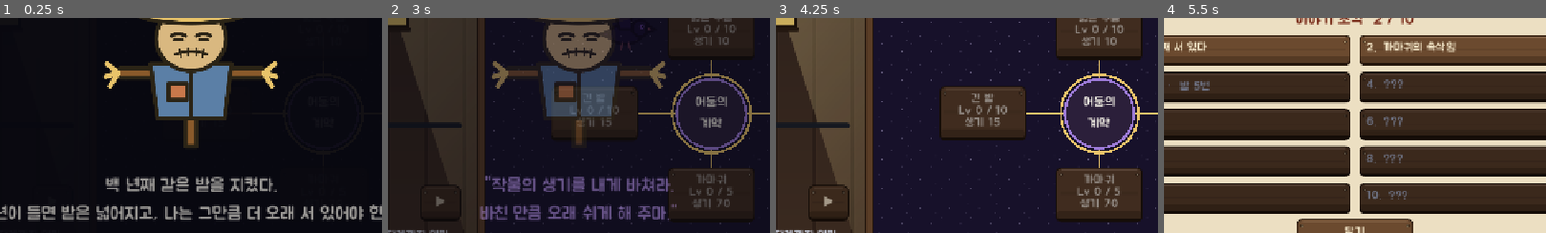
Above: before the commit, frames 1-4 (left to right).
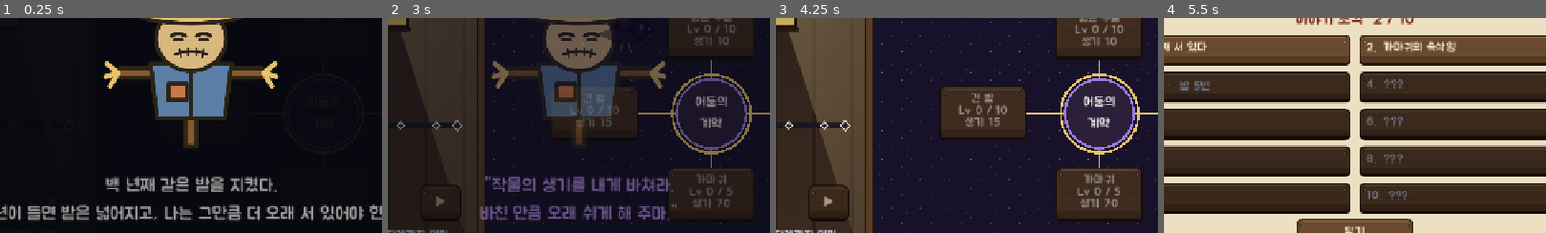
Above: after the commit, the same moments.

Repository: dldpwns1234-rgb/scarecrow1
Game: Godot game, scene res://scenes/main.tscn
The game is run twice, just before and just after one commit, with the same random seed, the same clock (stepped at 60 frames per second) and the same inputs.
Inputs (mouse positions are % of the whole screen's width and height, from its top left):
- Up to frame 1 (0.25 s): no input
- Up to frame 2 (3 s): click "이야기 2/10" at 0.5 s; click (32, 7) at 1.27 s; click "정복하면 다음 밭으로" at 2 s; click "밤으로 나가기 · 밭 1단계 (20초)" at 2.75 s
- Up to frame 3 (4.25 s): click "전체 보기" at 3.5 s
- Up to frame 4 (5.5 s): click "가운데로" at 4.25 s; click "이야기 2/10" at 5 s
The pictures show only the part of the screen within x 25-75%, y 24-74%; the shares and areas given below are measured in that part.

The runs differ from the first frame. In frame 2, 0.1% of the frame differs, in the area x 2-20%, y 47-53%; in frame 3, 0.2%; in frame 4, nothing differs.

Commit message:
약속된 휴식 막대에 결말까지 가는 길 (방장 #587, 장르 조사 제안 5): 바친 생기로 열리는 이야기 조각(어둠의 배·농부의 한숨)은 그만큼 바치면 약속되는 휴식 자리에, 결말(백 년)은 막대 끝에 마름모. 열린 것은 크림색, 아직이면 속이 빈 마름모
Co-Authored-By: Claude Opus 5.5 <noreply@anthropic.com>

Diff:
--- a/scenes/day/day_screen.gd
+++ b/scenes/day/day_screen.gd
@@ -14,6 +14,7 @@
 const SubTabs := preload("res://scenes/ui/sub_tabs.gd")
 const FieldPicker := preload("res://scenes/day/field_picker.gd")
 const Portrait := preload("res://scenes/day/portrait.gd")
+const PromiseMarks := preload("res://scenes/day/promise_marks.gd")
 const ICON_VITALITY := preload("res://assets/sprites/ui/icon_vitality.svg")
 const ICON_BOOK := preload("res://assets/sprites/ui/icon_book.svg")
 const ICON_GEAR := preload("res://assets/sprites/ui/icon_gear.svg")
@@ -120,6 +121,7 @@
 	_promise_bar.max_value = 1.0
 	_promise_bar.step = 0.0
 	_promise_bar.show_percentage = false
+	_promise_bar.add_child(PromiseMarks.new())  # 이야기 조각·결말 자리 눈금 (방장 #587)
 	column.add_child(_promise_bar)
 	_record = _label("", 0, NOTE_COLOR)
 	_record.custom_minimum_size = Vector2(0.0, RECORD_HEIGHT)
--- /dev/null
+++ b/scenes/day/promise_marks.gd
@@ -0,0 +1,48 @@
+extends Control
+## 약속된 휴식 막대 위의 눈금 (방장 #587, 장르 조사 제안 '결말까지 가는 길을 보이게', Gnorp의 압축 단계 막대).
+## 바친 생기로 열리는 이야기 조각은 막대의 그 자리(그만큼 바치면 약속되는 휴식)에, 결말(백 년)은 막대 끝에 마름모로 찍는다.
+## 열린 조각은 밝은 크림색(금빛 막대 위에서도 보이게 짙은 테두리), 아직이면 속이 빈 마름모, 결말은 조금 크게. 막대(부모)를 덮고 그리기만 한다. 상수는 연출용이다
+
+const MARK_HALF: float = 6.0       # 마름모 반지름
+const END_HALF: float = 8.0        # 결말 마름모
+const OUTLINE_WIDTH: float = 2.0
+const OPEN_FILL := Color("fff4cc")
+const OPEN_OUTLINE := Color(0.18, 0.11, 0.05)
+const CLOSED_FILL := Color("231c33")
+const CLOSED_OUTLINE := Color(0.88, 0.83, 0.72)
+
+
+func _ready() -> void:
+	mouse_filter = Control.MOUSE_FILTER_IGNORE
+	set_anchors_and_offsets_preset(Control.PRESET_FULL_RECT)
+	resized.connect(queue_redraw)
+	Story.story_changed.connect(queue_redraw)
+
+
+func _draw() -> void:
+	for i in Balance.FRAGMENTS.size():
+		var at := position_of(i)
+		if at < 0.0:
+			continue
+		var half := END_HALF if i == Balance.FRAGMENTS.size() - 1 else MARK_HALF
+		var x := clampf(at * size.x, half, size.x - half)
+		var open := i < Story.unlocked_count
+		_diamond(Vector2(x, size.y * 0.5), half, OPEN_FILL if open else CLOSED_FILL, OPEN_OUTLINE if open else CLOSED_OUTLINE)
+
+
+## 그 조각이 막대의 어디(0~1)에 서는가. 바친 생기·약속된 휴식으로 열리는 조각만 자리가 있다 (밤 수·밭 단계 조각은 -1)
+static func position_of(index: int) -> float:
+	var goal := Balance.fragment_goal(index)
+	match Balance.fragment_stat(index):
+		Balance.StoryStat.OFFERED:
+			return Balance.promise_progress(Balance.promised_rest_seconds(goal))
+		Balance.StoryStat.REST:
+			return Balance.promise_progress(goal)
+	return -1.0
+
+
+func _diamond(center: Vector2, half: float, fill: Color, outline: Color) -> void:
+	var points := PackedVector2Array([center + Vector2(0, -half), center + Vector2(half, 0), center + Vector2(0, half), center + Vector2(-half, 0)])
+	draw_colored_polygon(points, fill)
+	points.append(points[0])
+	draw_polyline(points, outline, OUTLINE_WIDTH, true)
Not shown, added: scenes/day/promise_marks.gd.uid
